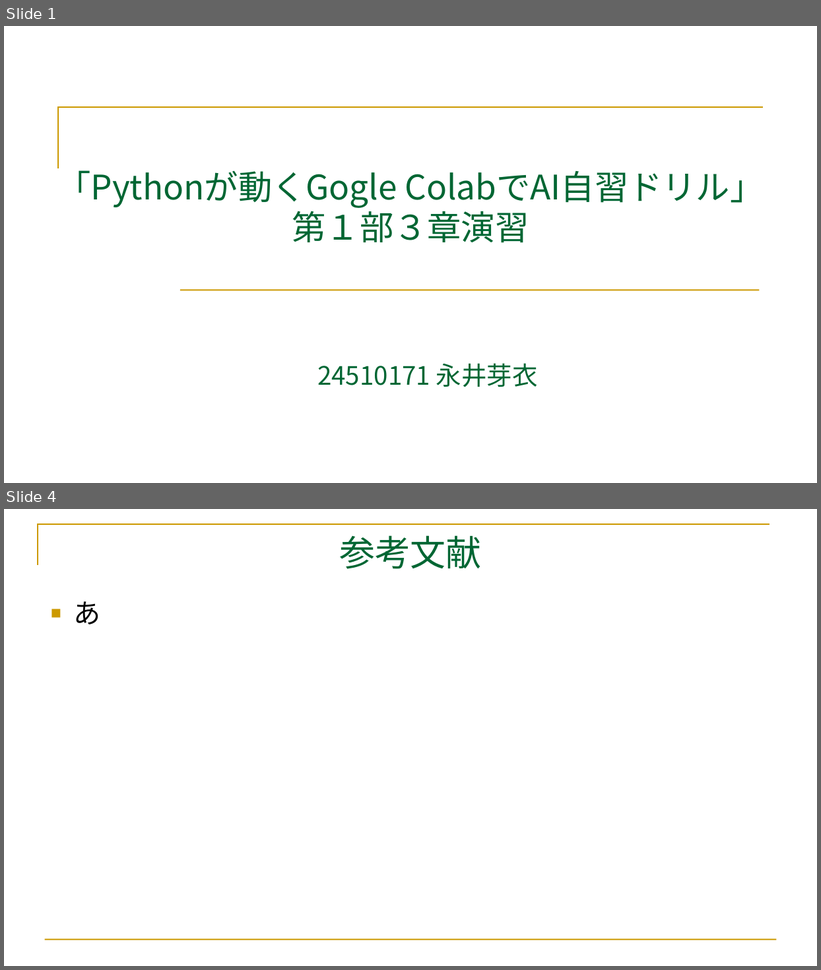
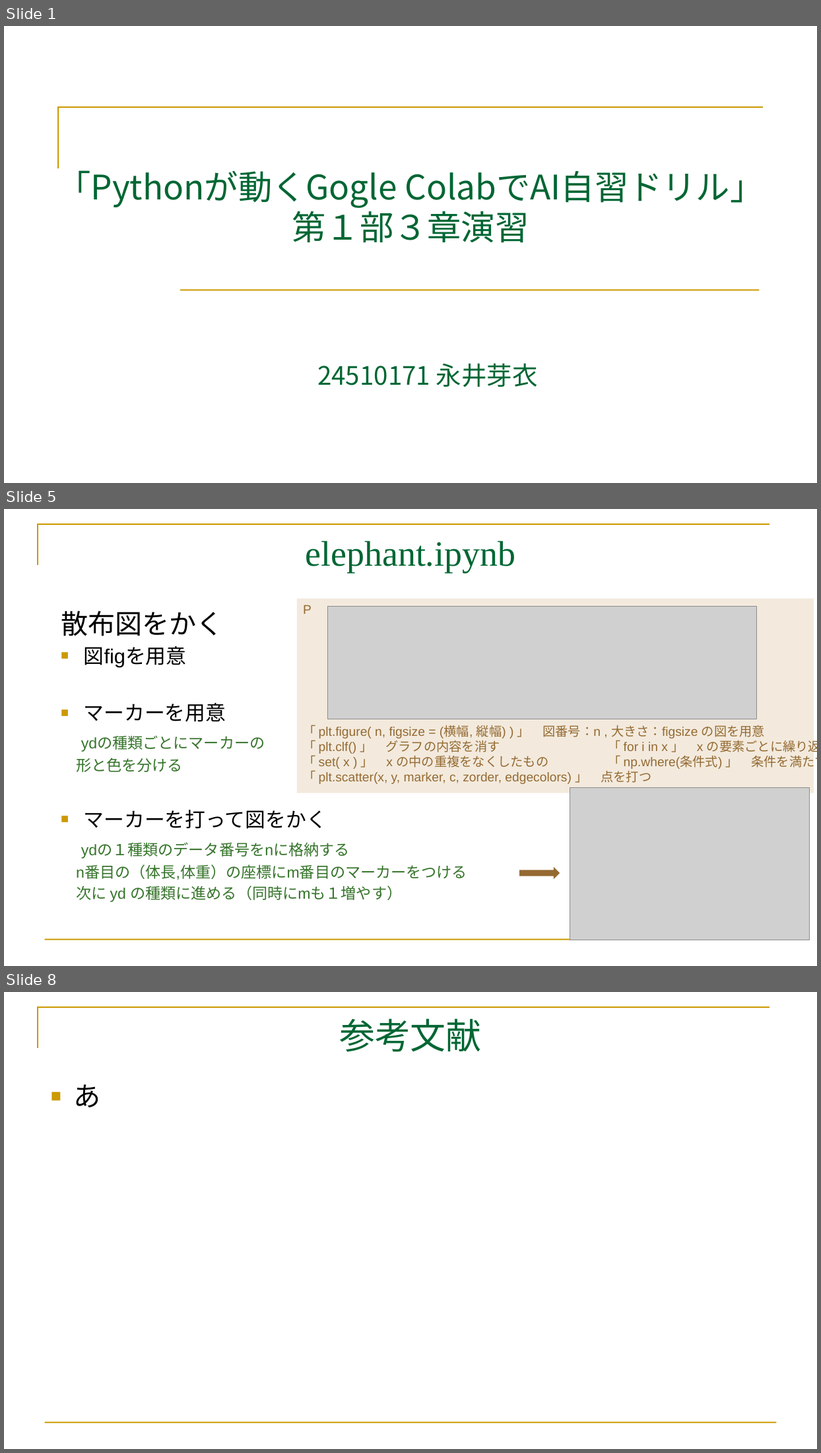
Before and after one commit to mei-517/GoogleColab, a slide deck: GoogleColab.part3.pptx. Shown one above the other, each under a label of ours: slides 1 and 4 before the commit, slides 1, 5 and 8 after it; the slides between them are not shown. The pictures are 821x970 and 821x1453 pixels, drawn with LibreOffice and Linux fonts; fonts in the diff are those of the drawing; grey boxes stand for pictures. Boxes give left, top, right and bottom in pixels: in the first picture for what was removed or moved away, otherwise in the second. Text is boxed around its words. In the diff, an @@ line names an element or a change of style, - is before the commit and + after.

```diff
--- a/GoogleColab.part3.pptx
+++ b/GoogleColab.part3.pptx
@@ slide 5 added at bbox=[4, 509, 817, 966], background #FFFFFF; not listed: 2 template elements that a slide beside it also shows @@
@@ title added at bbox=[306, 541, 516, 573], 42 pt, text #006633 @@
+elephant.ipynb
@@ rectangle added at bbox=[297, 599, 813, 793], fill #F3EADD, 15 pt, text #946A32 @@
+P
+「 plt.figure( n, figsize = (横幅, 縦幅) ) 」 図番号：n , 大きさ：figsize の図を用意
+「 plt.clf() 」 グラフの内容を消す 「 for i in x 」 x の要素ごとに繰り返し
+「 set( x ) 」 x の中の重複をなくしたもの 「 np.where(条件式) 」 条件を満たす要素の位置
+「 plt.scatter(x, y, marker, c, zorder, edgecolors) 」 点を打つ
@@ picture added at bbox=[328, 607, 757, 720] @@
@@ text added at bbox=[61, 611, 467, 902], 18 pt, text #35742A @@
+散布図をかく
+■ 図figを用意
+■ マーカーを用意
+ydの種類ごとにマーカーの
+形と色を分ける
+■ マーカーを打って図をかく
+ydの１種類のデータ番号をnに格納する
+n番目の（体長,体重）の座標にm番目のマーカーをつける
+次に yd の種類に進める（同時にmも１増やす）
@@ picture added at bbox=[570, 788, 809, 940] @@
@@ right arrow added at bbox=[519, 867, 560, 879], fill #946A32 @@
@@ what was slide 4 is now slide 8 @@
```
Also in this commit, not shown: 1 slide changed, 4 other slides added, 1 slide removed, 5 other files.
